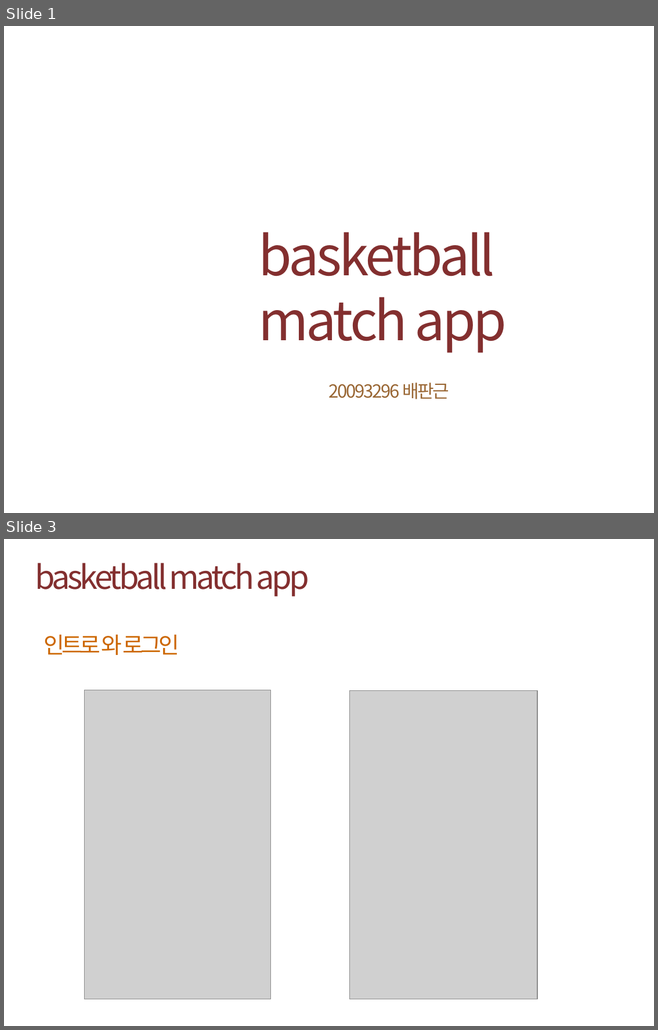
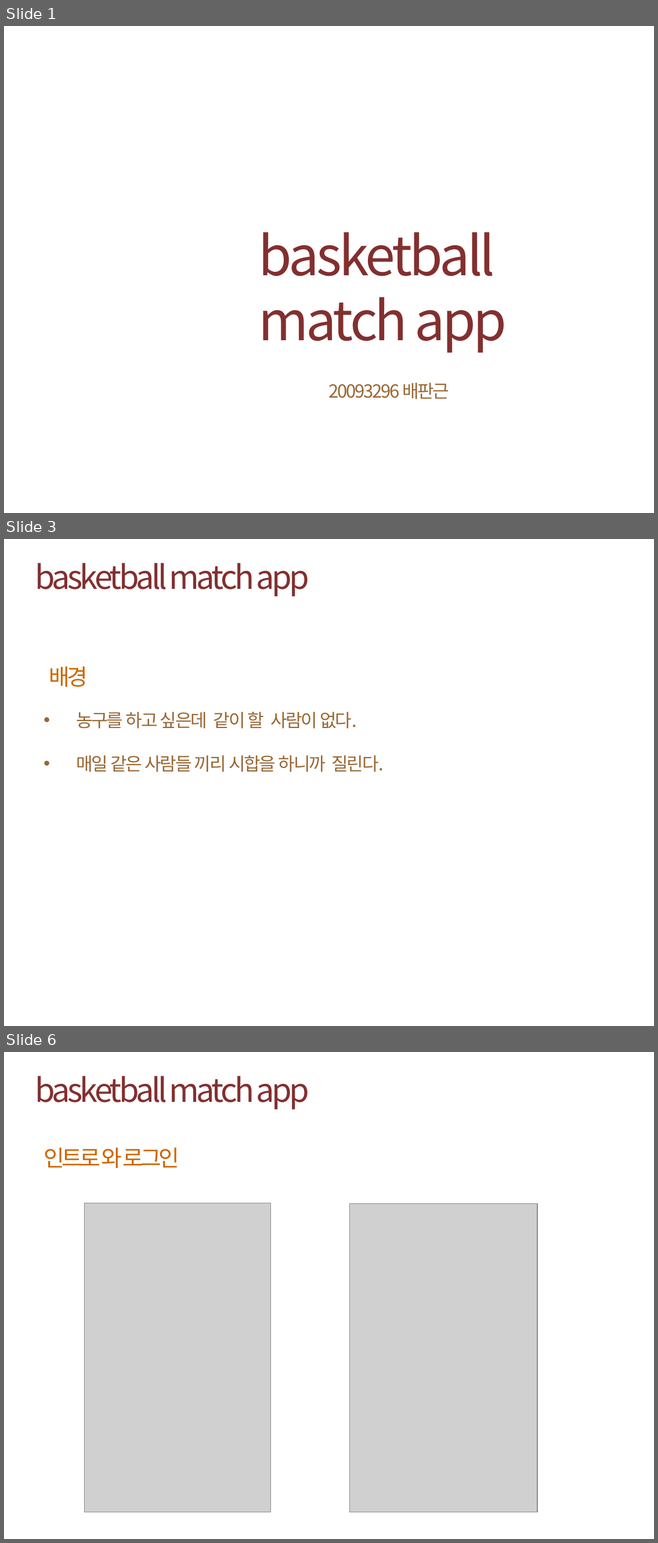
Before and after one commit to kare14/mobile, a slide deck: 모바일 중간보고서 20093296 배판근.pptx. Shown one above the other, each under a label of ours: slides 1 and 3 before the commit, slides 1, 3 and 6 after it; the slides between them are not shown. The pictures are 658x1030 and 658x1543 pixels, drawn with LibreOffice and Linux fonts; fonts in the diff are those of the drawing; grey boxes stand for pictures; background and template pictures are left out. Boxes give left, top, right and bottom in pixels: in the first picture for what was removed or moved away, otherwise in the second. Text is boxed around its words. In the diff, an @@ line names an element or a change of style, - is before the commit and + after.

```diff
--- a/모바일 중간보고서 20093296 배판근.pptx
+++ b/모바일 중간보고서 20093296 배판근.pptx
@@ slide 3 added at (x1=4, y1=539, x2=654, y2=1026), background picture (left out) @@
@@ text added at (x1=35, y1=563, x2=310, y2=596), 36 pt, text #832F2F @@
+basketball match app
@@ text added at (x1=49, y1=667, x2=88, y2=687), 25 pt, text #CC6600 @@
+배경
@@ text added at (x1=76, y1=712, x2=384, y2=772), 20 pt, text #996633 @@
+• 농구를 하고 싶은데 같이 할 사람이 없다.
+• 매일 같은 사람들 끼리 시합을 하니까 질린다.
@@ what was slide 3 is now slide 6 @@
```
Also in this commit, not shown: 2 slides changed, 2 other slides added, 22 other files.
